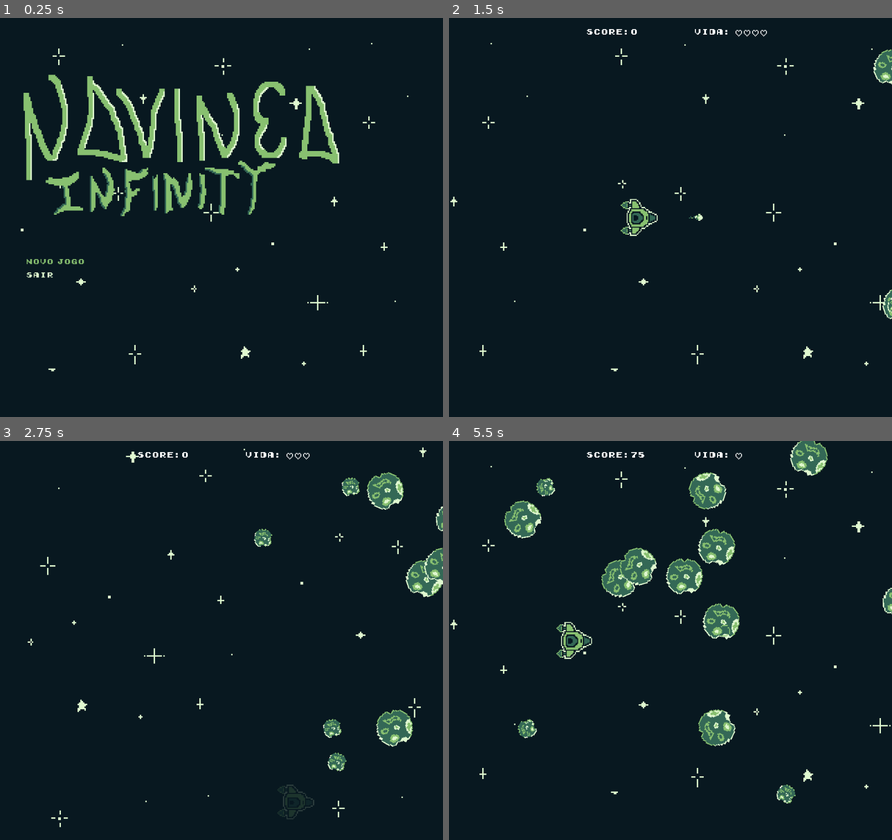
Above: before the commit, frames 1-4 (two rows, left to right).
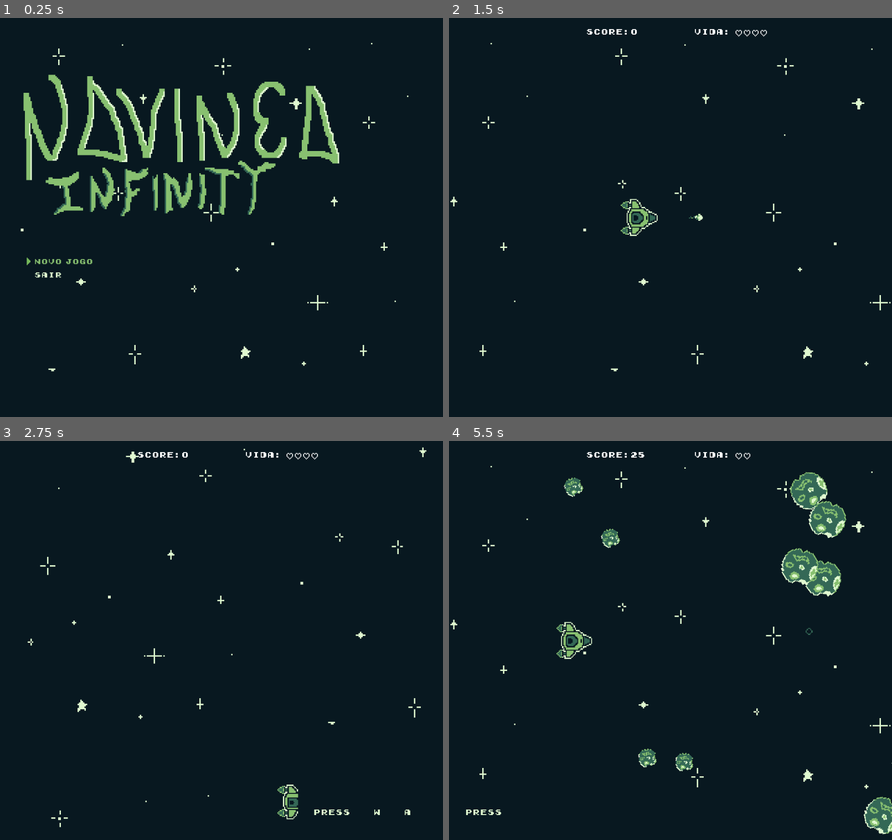
Above: after the commit, the same moments.

Repository: kawasousa/NavineaInfinity
Game: Godot game, scene res://scenes/start_menu.tscn
Same seed, same stepped clock (60 frames per second), same inputs: the game is played once before the commit and once after it.
Inputs:
- Up to frame 1 (0.25 s): no input
- Up to frame 2 (1.5 s): click "Novo Jogo" at 0.5 s; tap Enter (ui_accept) at 1.25 s; hold Right (ui_right) from 1.28 s (still down); tap K (shoot) at 1.35 s
- Up to frame 3 (2.75 s): tap Enter (ui_accept) at 1.52, 1.55, 1.82, 2.1, 2.27, 2.57 s; release Right (ui_right) at 2.03 s; hold Down (ui_down) from 2.03 s (still down); tap K (shoot) at 2.3 s
- Up to frame 4 (5.5 s): release Down (ui_down) at 2.78 s; hold Right (ui_right) 2.78-3.53 s; tap K (shoot) at 2.85, 3.6, 5.1 s; tap Enter (ui_accept) at 3.05, 3.77, 4.07, 4.35, 4.52, 4.82, 5.27 s; hold Up (ui_up) 3.53-4.28 s; hold Left (ui_left) from 4.28 s (still down)

The runs differ from the first frame. In frame 1, 0.2% of the frame differs, in the area x 6-21%, y 60-66%; in frame 2, 0.4%; in frame 3, 3.0%; in frame 4, 9.0%, in the area x 3-100%, y 0-99%.

Commit message:
feat: tutorial added

Diff:
--- a/Navinea Infinity/project.godot
+++ b/Navinea Infinity/project.godot
@@ -25,6 +25,10 @@
 window/size/viewport_height=864
 window/size/mode=2
 window/stretch/mode="viewport"
+
+[gui]
+
+theme/custom_font="res://fonts/Early GameBoy.ttf"
 
 [input]
 
--- a/Navinea Infinity/scenes/game_over_menu.tscn
+++ b/Navinea Infinity/scenes/game_over_menu.tscn
@@ -1,9 +1,10 @@
-[gd_scene load_steps=13 format=3 uid="uid://dv4ua640tlm6o"]
+[gd_scene load_steps=16 format=3 uid="uid://dv4ua640tlm6o"]
 
 [ext_resource type="Script" path="res://scripts/game_over_menu.gd" id="1_rbyxm"]
 [ext_resource type="Texture2D" uid="uid://dtfiij6mhsi60" path="res://assets/game_over_screen.png" id="2_v5y55"]
 [ext_resource type="Theme" uid="uid://cmwgba5ocfaeu" path="res://themes/game_over.tres" id="3_cqc4q"]
 [ext_resource type="FontFile" uid="uid://bo7ehhwxixleb" path="res://fonts/Early GameBoy.ttf" id="4_054d1"]
+[ext_resource type="Texture2D" uid="uid://c1afcv5revpql" path="res://assets/button_icon.png" id="5_pr7po"]
 
 [sub_resource type="Animation" id="Animation_pst2x"]
 length = 0.001
@@ -47,6 +48,8 @@
 TextEdit/colors/background_color = Color(0.203922, 0.407843, 0.337255, 1)
 TextEdit/colors/font_color = Color(0.878431, 0.972549, 0.815686, 1)
 TextEdit/colors/font_placeholder_color = Color(0.878431, 0.972549, 0.815686, 1)
+TextEdit/icons/space = null
+TextEdit/icons/tab = null
 
 [sub_resource type="StyleBoxTexture" id="StyleBoxTexture_22gnj"]
 
@@ -55,6 +58,13 @@
 [sub_resource type="StyleBoxTexture" id="StyleBoxTexture_jm3wy"]
 
 [sub_resource type="StyleBoxTexture" id="StyleBoxTexture_chm5m"]
+
+[sub_resource type="InputEventKey" id="InputEventKey_7ua87"]
+device = -1
+keycode = 4194309
+
+[sub_resource type="Shortcut" id="Shortcut_3g8ls"]
+events = [SubResource("InputEventKey_7ua87")]
 
 [node name="game_over_menu" type="CanvasLayer"]
 process_mode = 3
@@ -65,7 +75,8 @@
 anchor_right = 1.0
 anchor_bottom = 1.0
 offset_top = -6.134
-offset_bottom = -13.134
+offset_right = 960.0
+offset_bottom = 857.866
 grow_horizontal = 2
 grow_vertical = 2
 texture = ExtResource("2_v5y55")
@@ -74,6 +85,7 @@
 libraries = {
 "": SubResource("AnimationLibrary_0i2ik")
 }
+autoplay = "floating"
 
 [node name="VBoxContainer" type="VBoxContainer" parent="."]
 offset_left = 363.0
@@ -81,16 +93,23 @@
 offset_right = 596.0
 offset_bottom = 577.0
 theme_override_constants/separation = 20
+alignment = 1
 
 [node name="restart" type="Button" parent="VBoxContainer"]
 layout_mode = 2
 theme = ExtResource("3_cqc4q")
+theme_override_colors/icon_normal_color = Color(0, 0, 0, 0)
+theme_override_constants/h_separation = 10
 text = "tentar novamente"
+icon = ExtResource("5_pr7po")
 
 [node name="quit_to_menu" type="Button" parent="VBoxContainer"]
 layout_mode = 2
 theme = ExtResource("3_cqc4q")
+theme_override_colors/icon_normal_color = Color(0, 0, 0, 0)
+theme_override_constants/h_separation = -20
 text = "menu inicial"
+icon = ExtResource("5_pr7po")
 
 [node name="high_score" type="Label" parent="."]
 offset_left = 392.0
@@ -103,7 +122,7 @@
 
 [node name="new_high_score" type="Node2D" parent="."]
 
-[node name="high_score_user" type="TextEdit" parent="new_high_score"]
+[node name="high_score_user" type="LineEdit" parent="new_high_score"]
 anchors_preset = 8
 anchor_left = 0.5
 anchor_top = 0.5
@@ -117,9 +136,11 @@
 grow_vertical = 2
 theme = SubResource("Theme_3g51q")
 theme_override_fonts/font = ExtResource("4_054d1")
+alignment = 1
+max_length = 10
+middle_mouse_paste_enabled = false
 selecting_enabled = false
 drag_and_drop_selection_enabled = false
-middle_mouse_paste_enabled = false
 draw_control_chars = true
 
 [node name="set_new_high_score_player" type="Button" parent="new_high_score"]
@@ -127,19 +148,22 @@
 offset_top = 800.0
 offset_right = 560.0
 offset_bottom = 835.0
-theme_override_colors/font_color = Color(0.878431, 0.972549, 0.815686, 1)
-theme_override_colors/font_pressed_color = Color(0.878431, 0.972549, 0.815686, 1)
-theme_override_colors/font_hover_color = Color(0.533333, 0.752941, 0.439216, 1)
+theme = ExtResource("3_cqc4q")
+theme_override_colors/font_color = Color(0.533333, 0.752941, 0.439216, 1)
 theme_override_colors/font_focus_color = Color(0.533333, 0.752941, 0.439216, 1)
+theme_override_constants/h_separation = 10
 theme_override_fonts/font = ExtResource("4_054d1")
 theme_override_styles/normal = SubResource("StyleBoxTexture_22gnj")
 theme_override_styles/hover = SubResource("StyleBoxTexture_7jd1x")
 theme_override_styles/pressed = SubResource("StyleBoxTexture_jm3wy")
 theme_override_styles/focus = SubResource("StyleBoxTexture_chm5m")
+shortcut = SubResource("Shortcut_3g8ls")
 text = "novo recorde"
+icon = ExtResource("5_pr7po")
+clip_text = true
 
+[connection signal="pressed" from="VBoxContainer/restart" to="." method="_on_resume_pressed"]
 [connection signal="pressed" from="VBoxContainer/restart" to="." method="_on_restart_pressed"]
-[connection signal="pressed" from="VBoxContainer/restart" to="." method="_on_resume_pressed"]
 [connection signal="pressed" from="VBoxContainer/quit_to_menu" to="." method="_on_quit_to_menu_pressed"]
+[connection signal="pressed" from="new_high_score/set_new_high_score_player" to="." method="_on_set_new_high_score_player_pressed"]
 [connection signal="pressed" from="new_high_score/set_new_high_score_player" to="." method="_on_button_pressed"]
-[connection signal="pressed" from="new_high_score/set_new_high_score_player" to="." method="_on_set_new_high_score_player_pressed"]
--- a/Navinea Infinity/scenes/level.tscn
+++ b/Navinea Infinity/scenes/level.tscn
@@ -1,10 +1,11 @@
-[gd_scene load_steps=8 format=3 uid="uid://djobv0rw41w8o"]
+[gd_scene load_steps=9 format=3 uid="uid://djobv0rw41w8o"]
 
 [ext_resource type="Script" path="res://scripts/level.gd" id="1_7xslx"]
 [ext_resource type="Texture2D" uid="uid://cp8ov6sftk706" path="res://assets/background.png" id="1_ssecl"]
 [ext_resource type="PackedScene" uid="uid://bdmeuno5tx0gb" path="res://scenes/ship.tscn" id="2_eng7i"]
 [ext_resource type="Shader" path="res://shader/level.gdshader" id="2_i8qum"]
 [ext_resource type="PackedScene" uid="uid://c2us8qxbbrurn" path="res://scenes/hud.tscn" id="5_3248w"]
+[ext_resource type="PackedScene" uid="uid://dgw6vtudok5tv" path="res://scenes/tutorial.tscn" id="7_eedix"]
 [ext_resource type="PackedScene" uid="uid://dv4ua640tlm6o" path="res://scenes/game_over_menu.tscn" id="7_xl6ra"]
 
 [sub_resource type="ShaderMaterial" id="ShaderMaterial_dmqfg"]
@@ -48,6 +49,8 @@
 [node name="game_over_menu" parent="Canvas" instance=ExtResource("7_xl6ra")]
 visible = false
 
+[node name="tutorial" parent="." instance=ExtResource("7_eedix")]
+
 [node name="explosion_group" type="Node2D" parent="."]
 
 [connection signal="timeout" from="asteroid_spawn_timer" to="." method="_on_asteroid_spawn_timer_timeout"]
--- a/Navinea Infinity/scenes/start_menu.tscn
+++ b/Navinea Infinity/scenes/start_menu.tscn
@@ -1,10 +1,11 @@
-[gd_scene load_steps=7 format=3 uid="uid://bjxtkdgqfrrrn"]
+[gd_scene load_steps=8 format=3 uid="uid://bjxtkdgqfrrrn"]
 
 [ext_resource type="Texture2D" uid="uid://cp8ov6sftk706" path="res://assets/background.png" id="1_hv3ot"]
 [ext_resource type="Script" path="res://scripts/start_menu.gd" id="1_spu02"]
 [ext_resource type="Shader" path="res://shader/start_menu_bg.gdshader" id="2_ouu23"]
 [ext_resource type="Texture2D" uid="uid://c4v077q3uxy3g" path="res://assets/start_screen.png" id="2_x745w"]
 [ext_resource type="Theme" uid="uid://cmwgba5ocfaeu" path="res://themes/game_over.tres" id="5_c7rbd"]
+[ext_resource type="Texture2D" uid="uid://c1afcv5revpql" path="res://assets/button_icon.png" id="6_iawxg"]
 
 [sub_resource type="ShaderMaterial" id="ShaderMaterial_2vxr7"]
 shader = ExtResource("2_ouu23")
@@ -64,14 +65,20 @@
 size_flags_vertical = 10
 size_flags_stretch_ratio = 1.5
 theme = ExtResource("5_c7rbd")
+theme_override_colors/icon_normal_color = Color(0, 0, 0, 0)
+theme_override_constants/h_separation = 10
 text = "Novo Jogo"
+icon = ExtResource("6_iawxg")
 alignment = 0
 
 [node name="quit" type="Button" parent="MarginContainer/VBoxContainer"]
 layout_mode = 2
 size_flags_vertical = 2
 theme = ExtResource("5_c7rbd")
+theme_override_colors/icon_normal_color = Color(0, 0, 0, 0)
+theme_override_constants/h_separation = 10
 text = "Sair"
+icon = ExtResource("6_iawxg")
 alignment = 0
 
 [connection signal="pressed" from="MarginContainer/VBoxContainer/start" to="." method="_on_start_pressed"]
--- /dev/null
+++ b/Navinea Infinity/scenes/tutorial.tscn
@@ -0,0 +1,97 @@
+[gd_scene load_steps=6 format=3 uid="uid://dgw6vtudok5tv"]
+
+[ext_resource type="FontFile" uid="uid://bo7ehhwxixleb" path="res://fonts/Early GameBoy.ttf" id="1_jrg75"]
+[ext_resource type="Script" path="res://scripts/tutorial.gd" id="1_oogfm"]
+
+[sub_resource type="Animation" id="Animation_4opc5"]
+resource_name = "slide"
+length = 7.0
+tracks/0/type = "value"
+tracks/0/imported = false
+tracks/0/enabled = true
+tracks/0/path = NodePath("tutorial:position")
+tracks/0/interp = 1
+tracks/0/loop_wrap = true
+tracks/0/keys = {
+"times": PackedFloat32Array(0, 7),
+"transitions": PackedFloat32Array(1, 1),
+"update": 0,
+"values": [Vector2(1150, 775), Vector2(-490, 775)]
+}
+
+[sub_resource type="Animation" id="Animation_smr8m"]
+length = 0.001
+tracks/0/type = "value"
+tracks/0/imported = false
+tracks/0/enabled = true
+tracks/0/path = NodePath("tutorial:position")
+tracks/0/interp = 1
+tracks/0/loop_wrap = true
+tracks/0/keys = {
+"times": PackedFloat32Array(0),
+"transitions": PackedFloat32Array(1),
+"update": 0,
+"values": [Vector2(1150, 775)]
+}
+
+[sub_resource type="AnimationLibrary" id="AnimationLibrary_7f4as"]
+_data = {
+"RESET": SubResource("Animation_smr8m"),
+"slide": SubResource("Animation_4opc5")
+}
+
+[node name="tutorial" type="CanvasLayer"]
+script = ExtResource("1_oogfm")
+
+[node name="tutorial" type="Node2D" parent="."]
+position = Vector2(1150, 775)
+
+[node name="ColorRect" type="ColorRect" parent="tutorial"]
+offset_top = -31.0
+offset_right = 482.0
+offset_bottom = 87.0
+color = Color(0.0313726, 0.0941176, 0.12549, 1)
+
+[node name="HBoxContainer" type="HBoxContainer" parent="tutorial"]
+offset_left = 35.0
+offset_top = 19.0
+offset_right = 445.0
+offset_bottom = 39.0
+size_flags_horizontal = 0
+theme_override_constants/separation = 50
+
+[node name="press" type="Label" parent="tutorial/HBoxContainer"]
+layout_mode = 2
+theme_override_colors/font_color = Color(0.878431, 0.972549, 0.815686, 1)
+theme_override_fonts/font = ExtResource("1_jrg75")
+text = "press"
+
+[node name="w" type="Label" parent="tutorial/HBoxContainer"]
+layout_mode = 2
+theme_override_colors/font_color = Color(0.878431, 0.972549, 0.815686, 1)
+text = "w"
+
+[node name="a" type="Label" parent="tutorial/HBoxContainer"]
+layout_mode = 2
+theme_override_colors/font_color = Color(0.878431, 0.972549, 0.815686, 1)
+text = "a"
+
+[node name="s" type="Label" parent="tutorial/HBoxContainer"]
+layout_mode = 2
+theme_override_colors/font_color = Color(0.878431, 0.972549, 0.815686, 1)
+text = "s"
+
+[node name="d" type="Label" parent="tutorial/HBoxContainer"]
+layout_mode = 2
+theme_override_colors/font_color = Color(0.878431, 0.972549, 0.815686, 1)
+text = "d"
+
+[node name="k" type="Label" parent="tutorial/HBoxContainer"]
+layout_mode = 2
+theme_override_colors/font_color = Color(0.878431, 0.972549, 0.815686, 1)
+text = "k"
+
+[node name="AnimationPlayer" type="AnimationPlayer" parent="."]
+libraries = {
+"": SubResource("AnimationLibrary_7f4as")
+}
--- a/Navinea Infinity/scripts/Global.gd
+++ b/Navinea Infinity/scripts/Global.gd
@@ -7,6 +7,7 @@
 var high_score: int = 0
 var high_score_player: String = ""
 var new_high_score: bool = false
+var new_hscore_checker: bool = false
 var player_score: int = 0
 var max_player_hp: int = 4
 var player_hp: int = max_player_hp
@@ -39,7 +40,9 @@
 	player_hp = max_player_hp
 	player_score = 0
 	new_high_score = false
+	new_hscore_checker = false
 
 func set_new_high_score() -> void:
-	if player_score >= high_score:
+	if player_score >= high_score and new_hscore_checker == false:
 		new_high_score = true
+		new_hscore_checker = true
--- a/Navinea Infinity/scripts/game_over_menu.gd
+++ b/Navinea Infinity/scripts/game_over_menu.gd
@@ -1,10 +1,11 @@
 extends CanvasLayer
 
-@onready var floating_animation = $game_over_rect/floating_animation
-@onready var restart = $VBoxContainer/restart
-@onready var high_score = $high_score
-@onready var high_score_user: TextEdit = $new_high_score/high_score_user
-var game_over_checker: bool = false
+@onready var floating_animation: AnimationPlayer = $game_over_rect/floating_animation
+@onready var restart: Button = $VBoxContainer/restart
+@onready var high_score: Label = $high_score
+@onready var high_score_user: LineEdit = $new_high_score/high_score_user
+@onready var set_new_high_score_player: Button = $new_high_score/set_new_high_score_player
+var button_focus_checker: bool = false
 var new_hscore_setter: bool = false
 
 
@@ -12,36 +13,45 @@
 	high_score_user.editable = false
 	high_score_user.placeholder_text = Global.high_score_player
 
-func _process(_delta):
+func _process(delta):
 	show_game_over_screen()
 	update_high_score_label()
 	set_new_high_score()
 
+## Se o botão de tentar novamente for clicado, a cena é reiniciada.
 func _on_restart_pressed():
 	Engine.time_scale = 1
 	get_tree().reload_current_scene()
 	visible = false
 	Global.restart_game_values()
 
+## Define as configurações da tela de game over
 func show_game_over_screen() -> void:
 	if Global.game_over:
 		Engine.time_scale = 0.3
 		visible = true
-		if Global.new_high_score == false:
-			grab_button_focus()
-		floating_animation.play("floating")
+		grab_button_focus()
 		Global.player_node.animated_sprite_2d.play("idle")
 		Global.player_node.rotate(0.001)
 		Global.player_node.global_position.x -= 0.5
+		floating_animation.play("floating")
 
+## Se o botão de sair for pressionado, a cena muda para o menu inicial
 func _on_quit_to_menu_pressed():
 	Engine.time_scale = 1
 	get_tree().change_scene_to_file("res://scenes/start_menu.tscn")
 
+## Define qual botão terá foco
 func grab_button_focus() -> void:
-	if game_over_checker == false:
-		restart.grab_focus()
-		game_over_checker = true
+	if Global.new_high_score == true:
+		high_score_user.grab_focus()
+		button_focus_checker = true
+		if Input.is_action_just_pressed("ui_accept"):
+			set_new_high_score_player.emit_signal("pressed")
+	else:
+		if button_focus_checker == false:
+			restart.grab_focus()
+			button_focus_checker = true
 
 func update_high_score_label() -> void:
 	high_score.text = "recorde: " + str(Global.high_score)
@@ -52,9 +62,11 @@
 		high_score_user.placeholder_text = "seu nome"
 	else:
 		high_score_user.editable = false
+		set_new_high_score_player.disabled = true
+		set_new_high_score_player.visible = false
 
 func _on_set_new_high_score_player_pressed():
 	Global.high_score_player = high_score_user.text
 	Global.new_high_score = false
 	new_hscore_setter = true
-	print(Global.high_score_player)
+	button_focus_checker = false
--- a/Navinea Infinity/scripts/level.gd
+++ b/Navinea Infinity/scripts/level.gd
@@ -6,6 +6,7 @@
 var displacement: int = 0
 var pre_asteroid = preload("res://scenes/asteroid.tscn")
 var speed_factor : int = 1
+var can_spawn_enemies: bool = false
 
 func _ready() -> void:
 	Global.level_node = self
@@ -16,14 +17,16 @@
 
 ## Controla o nascimento dos asteróides em uma posição aleatória
 func _on_asteroid_spawn_timer_timeout() -> void:
-	var asteroid = pre_asteroid.instantiate()
-	get_node("asteroids_group").add_child(asteroid)
-	asteroid.global_position = Vector2(1030,  (randi() % 867))
+	if can_spawn_enemies == true:
+		var asteroid = pre_asteroid.instantiate()
+		get_node("asteroids_group").add_child(asteroid)
+		asteroid.global_position = Vector2(1030,  (randi() % 867))
 
 ## Timer que controla a velocidade dos asteroids criados
 func _on_increase_ast_speed_timer_timeout() -> void:
-	speed_factor += 1
-	speed_factor = min(speed_factor, 15)
+	if can_spawn_enemies == true:
+		speed_factor += 1
+		speed_factor = min(speed_factor, 15)
 
 ## Move o fundo verticalmente de acordo com a posição do plyer
 func move_backgroung() -> void:
--- /dev/null
+++ b/Navinea Infinity/scripts/tutorial.gd
@@ -0,0 +1,33 @@
+extends CanvasLayer
+
+@onready var h_box_container = $tutorial/HBoxContainer
+@onready var w = $tutorial/HBoxContainer/w
+@onready var a = $tutorial/HBoxContainer/a
+@onready var s = $tutorial/HBoxContainer/s
+@onready var d = $tutorial/HBoxContainer/d
+@onready var k = $tutorial/HBoxContainer/k
+@onready var animation_player = $AnimationPlayer
+var pressed_keys: int = 0
+
+func _ready():
+	animation_player.play("slide")
+
+func _process(delta):
+	if Input.is_action_just_pressed("ui_up"):
+		w.visible = false
+		pressed_keys += 1
+	elif Input.is_action_just_pressed("ui_left"):
+		a.visible = false
+		pressed_keys += 1
+	elif Input.is_action_just_pressed("ui_down"):
+		s.visible = false
+		pressed_keys += 1
+	elif Input.is_action_just_pressed("ui_right"):
+		d.visible = false
+		pressed_keys += 1
+	elif Input.is_action_just_pressed("shoot"):
+		k.visible = false
+		pressed_keys += 1
+
+	if pressed_keys == 5:
+		Global.level_node.can_spawn_enemies = true
Not shown, added: Navinea Infinity/assets/button_icon.png.import
